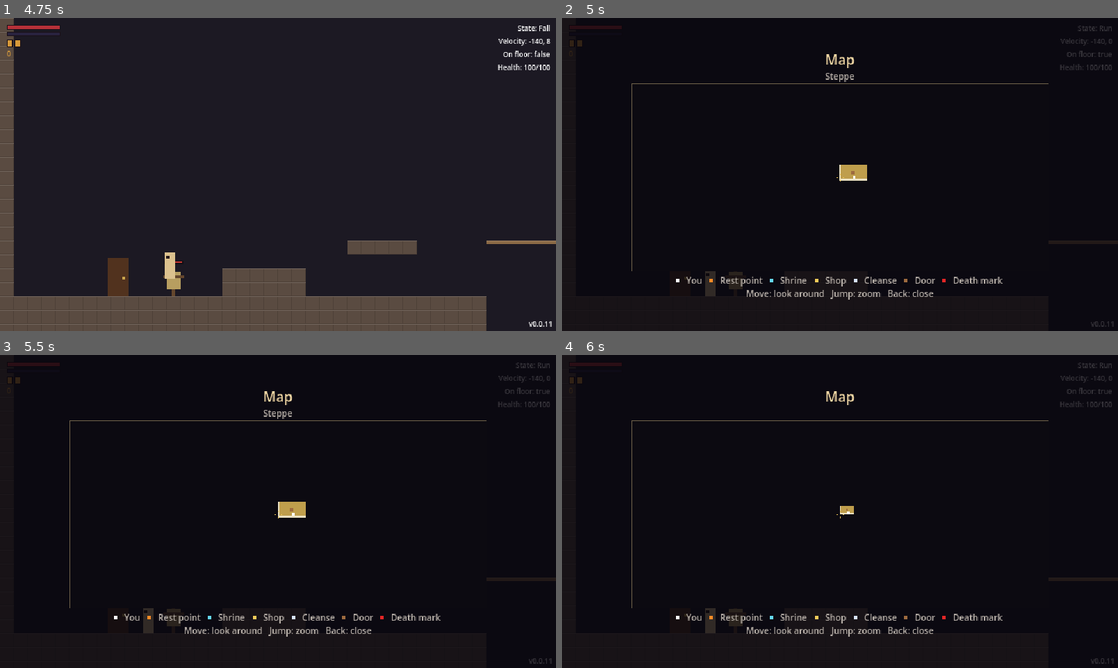
Above: before the commit, frames 1-4 (two rows, left to right).
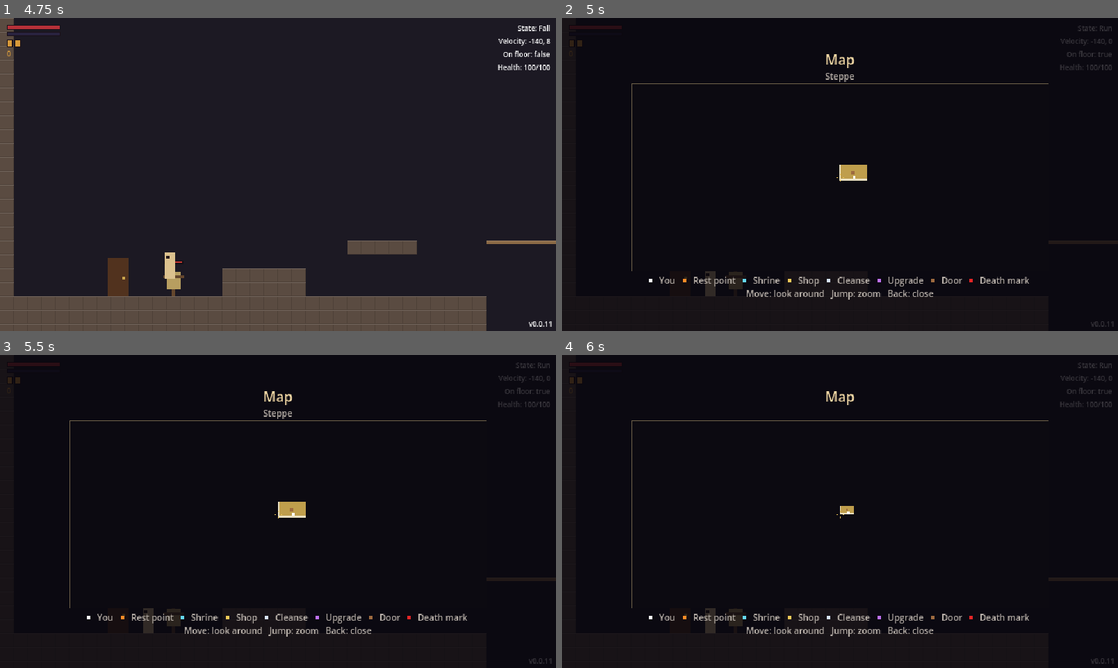
Above: after the commit, the same moments.

Repository: yuriisytnyk1996/The-Last-Sich
Game: Godot game, scene res://ui/menus/main_menu/main_menu.tscn
Two runs of this game, one before a commit and one after it. Both use one fixed random seed, a clock stepped at 60 frames per second and the inputs below.
Inputs (mouse positions are in pixels of both pictures, inside the frame that each line leads up to):
- Up to frame 1 (4.75 s): click "New game" at 0.5 s; tap Enter at 1.25, 4.25 s; move the mouse to (400, 158) at 1.27 s; hold D (move_right) 1.28-2 s; tap F (heal) at 1.35, 4.35 s; click (400, 158) at 1.42 s; tap Space (jump) at 1.52, 2.75, 4.52 s; tap E (interact) at 1.55, 3.05, 4.55 s; drag from (166, 190) to (116, 277) at 2.02 s; move the mouse to (333, 105) at 2.77 s; hold D (move_right) 2.78-3.5 s; hold J (attack) 2.78-3.5 s; click (333, 105) at 2.92 s; drag from (250, 237) to (172, 284) at 3.52 s; move the mouse to (444, 221) at 4.27 s; hold A (move_left) from 4.28 s (still down); click (444, 221) at 4.42 s
- Up to frame 2 (5 s): keep holding A (move_left); tap M (map) at 4.9 s
- Up to frame 3 (5.5 s): release A (move_left) at 5 s; drag from (278, 514) to (150, 621) at 5.02 s
- Up to frame 4 (6 s): tap Space (jump) at 5.75 s; move the mouse to (867, 511) at 5.77 s; hold S (move_down) from 5.78 s (still down); tap K (parry) at 5.85 s; click (867, 511) at 5.92 s

Frame 1 is identical in both runs. In frame 2, 0.8% of the frame differs, in the area x 15-84%, y 82-86%; in frame 3, 0.8%; in frame 4, 0.8%.

Commit message:
feat(stats): add upgrade shrines for max health and max spirit
Upgrade shrines raise max health by 20 or max spirit by 15 for good, once
each. Free ones are hidden as secrets; paid ones open a page to pay
currency and show on the map. The raised bar fills, a HUD toast names
the upgrade, and upgrades are saved. A health shrine sits in the test
vault's hidden alcove, a spirit shrine in the test house.

Diff:
--- /dev/null
+++ b/actors/player/abilities/upgrades.gd
@@ -0,0 +1,72 @@
+class_name PlayerUpgrades
+extends Node
+## Permanent upgrades to max health and max spirit, given by upgrade
+## shrines (`StatUpgrade`). Each one adds a fixed step to the stat as a
+## FLAT modifier under the `upgrades` source and fills the raised bar.
+##
+## A global save system (see `SaveManager`): the number of upgrades of each
+## kind is written to disk whenever the game saves. Loading applies the
+## modifiers again without filling anything.
+
+enum Kind { HEALTH, SPIRIT }
+
+const SOURCE := &"upgrades"
+## The stat each kind raises.
+const STATS := {Kind.HEALTH: Stats.MAX_HEALTH, Kind.SPIRIT: PlayerStats.MAX_SPIRIT}
+
+## Max health added by each health upgrade.
+@export var health_step := 20.0
+## Max spirit added by each spirit upgrade.
+@export var spirit_step := 15.0
+
+var save_id := &"upgrades"
+var _counts := {Kind.HEALTH: 0, Kind.SPIRIT: 0}
+
+@onready var player := owner as Player
+
+
+func _ready() -> void:
+	SaveManager.register(self)
+
+
+func count(kind: Kind) -> int:
+	return _counts[kind]
+
+
+## Adds one upgrade of `kind`, then fills that bar.
+func upgrade(kind: Kind) -> void:
+	_counts[kind] += 1
+	_apply()
+	if kind == Kind.HEALTH:
+		player.health.heal(player.health.max_health)
+	else:
+		player.spirit.add(player.spirit.get_max())
+	Events.player_upgraded.emit(kind_name(kind))
+
+
+## What one upgrade of `kind` adds.
+func step(kind: Kind) -> float:
+	return health_step if kind == Kind.HEALTH else spirit_step
+
+
+static func kind_name(kind: Kind) -> String:
+	return "Max health" if kind == Kind.HEALTH else "Max spirit"
+
+
+func get_save_data() -> Dictionary:
+	return {"health": _counts[Kind.HEALTH], "spirit": _counts[Kind.SPIRIT]}
+
+
+func apply_save_data(data: Dictionary) -> void:
+	_counts[Kind.HEALTH] = maxi(int(data.get("health", 0)), 0)
+	_counts[Kind.SPIRIT] = maxi(int(data.get("spirit", 0)), 0)
+	_apply()
+
+
+## Replaces the modifiers with ones that match the counts.
+func _apply() -> void:
+	var stats := player.stats
+	stats.remove_source(SOURCE)
+	for kind: Kind in STATS:
+		if _counts[kind] > 0:
+			stats.add_modifier(StatModifier.create(STATS[kind], step(kind) * _counts[kind]), SOURCE)
--- a/actors/player/player.gd
+++ b/actors/player/player.gd
@@ -81,6 +81,7 @@
 @onready var area_effects: PlayerAreaEffects = $AreaEffects
 @onready var inventory: PlayerInventory = $Inventory
 @onready var unlocks: PlayerUnlocks = $Unlocks
+@onready var upgrades: PlayerUpgrades = $Upgrades
 
 
 func _physics_process(delta: float) -> void:
--- a/actors/player/player.tscn
+++ b/actors/player/player.tscn
@@ -29,6 +29,7 @@
 [ext_resource type="Script" path="res://actors/player/states/parry.gd" id="27_parry_state"]
 [ext_resource type="Script" path="res://actors/player/states/attacks/riposte.gd" id="28_riposte"]
 [ext_resource type="Script" path="res://actors/player/abilities/wallet.gd" id="29_wallet"]
+[ext_resource type="Script" path="res://actors/player/abilities/upgrades.gd" id="29_upgrades"]
 [ext_resource type="Script" path="res://actors/player/abilities/safe_ground.gd" id="30_safe_ground"]
 [ext_resource type="Script" path="res://actors/player/abilities/spirit.gd" id="31_spirit"]
 [ext_resource type="Script" path="res://actors/player/abilities/ledge_grab.gd" id="32_ledge_grab"]
@@ -672,6 +673,9 @@
 [node name="Wallet" type="Node" parent="."]
 script = ExtResource("29_wallet")
 
+[node name="Upgrades" type="Node" parent="."]
+script = ExtResource("29_upgrades")
+
 [node name="SafeGround" type="Node" parent="."]
 script = ExtResource("30_safe_ground")
 
--- a/autoload/events.gd
+++ b/autoload/events.gd
@@ -65,6 +65,10 @@
 @warning_ignore("unused_signal")
 signal item_obtained(item: Item)
 
+## The player got a permanent upgrade ("Max health"). The HUD names it.
+@warning_ignore("unused_signal")
+signal player_upgraded(what: String)
+
 ## The player gained or lost a traversal unlock (see `PlayerUnlocks`).
 ## Room objects gated by one, such as `RevealPlatform`, check again.
 @warning_ignore("unused_signal")
--- a/levels/map/map_room.gd
+++ b/levels/map/map_room.gd
@@ -2,14 +2,15 @@
 extends RefCounted
 ## One room as the world map sees it: a rectangle of map cells, the doors
 ## on its edges and the marks inside it (rest points, shrines, shops,
-## cleanse points, inner doors).
+## cleanse points, paid upgrade shrines, inner doors). Free upgrade
+## shrines are secrets and get no mark.
 ##
 ## Rooms are only loaded one at a time, so `WorldMap` scans each room when
 ## it loads (`scan()`) and keeps the result in the save. Only rooms the
 ## player has been in are known, and the map only draws those.
 
 enum Side { NORTH, SOUTH, WEST, EAST }
-enum Mark { REST_POINT, SHRINE, DOOR, DEATH_MARK, SHOP, CLEANSE }
+enum Mark { REST_POINT, SHRINE, DOOR, DEATH_MARK, SHOP, CLEANSE, UPGRADE }
 
 ## An exit this close to an edge of `bounds` (px) is a door in that edge.
 const EDGE_MARGIN := 24
@@ -49,6 +50,8 @@
 			map_room.add_mark(cell, Mark.SHRINE)
 		elif node is CleansePoint:
 			map_room.add_mark(cell, Mark.CLEANSE)
+		elif node is StatUpgrade and (node as StatUpgrade).price > 0:
+			map_room.add_mark(cell, Mark.UPGRADE)
 		elif node is ShopItem and not Mark.SHOP in map_room.marks.get(cell, []):
 			map_room.add_mark(cell, Mark.SHOP)
 	return map_room
--- /dev/null
+++ b/levels/objects/stat_upgrade.gd
@@ -0,0 +1,66 @@
+class_name StatUpgrade
+extends InteractionArea
+## An upgrade shrine: press interact for one permanent upgrade to max
+## health or max spirit (`PlayerUpgrades.upgrade()`), which also fills
+## that bar. Free shrines give it at once. A shrine with a `price` pauses
+## the game and opens an `UpgradeScreen` to pay currency first.
+##
+## Used once: the room saves that through the `persistent` group, so the
+## shrine stays spent.
+
+const GEM_COLORS := {
+	PlayerUpgrades.Kind.HEALTH: Color(0.85, 0.2, 0.25),
+	PlayerUpgrades.Kind.SPIRIT: Color(0.45, 0.6, 1),
+}
+
+@export var kind := PlayerUpgrades.Kind.HEALTH
+## Currency to pay. 0 is free.
+@export var price := 0
+
+var _spent := false
+
+
+func _ready() -> void:
+	super()
+	add_to_group(SaveManager.PERSISTENT_GROUP)
+	$Visual/Gem.color = GEM_COLORS[kind]
+
+
+func is_spent() -> bool:
+	return _spent
+
+
+func _activate(player: Node2D) -> void:
+	if _spent:
+		return
+	var taker := player as Player
+	if price <= 0:
+		_give(taker)
+		return
+	taker.velocity.x = 0.0
+	var menu := PausingMenu.new()
+	menu.free_on_close = true
+	add_child(menu)
+	menu.open_screen(UpgradeScreen.new(kind, price, taker, _give.bind(taker)))
+
+
+func get_save_data() -> Dictionary:
+	return {"spent": _spent}
+
+
+func apply_save_data(data: Dictionary) -> void:
+	if data.get("spent", false):
+		_spend()
+
+
+func _give(player: Player) -> void:
+	player.upgrades.upgrade(kind)
+	_spend()
+
+
+## Hides the gem and the prompt; the empty shrine stays.
+func _spend() -> void:
+	_spent = true
+	$Visual/Gem.hide()
+	_show_prompt(false)
+	set_deferred(&"monitoring", false)
--- /dev/null
+++ b/levels/objects/stat_upgrade.tscn
@@ -0,0 +1,36 @@
+[gd_scene format=3]
+
+[ext_resource type="Script" path="res://levels/objects/stat_upgrade.gd" id="1_upgrade"]
+
+[sub_resource type="RectangleShape2D" id="shape_upgrade"]
+size = Vector2(20, 32)
+
+[node name="StatUpgrade" type="Area2D"]
+collision_layer = 0
+collision_mask = 2
+monitorable = false
+script = ExtResource("1_upgrade")
+press_interact = true
+
+[node name="Shape" type="CollisionShape2D" parent="."]
+position = Vector2(0, -16)
+shape = SubResource("shape_upgrade")
+
+[node name="Visual" type="Node2D" parent="."]
+
+[node name="Pedestal" type="ColorRect" parent="Visual"]
+offset_left = -6.0
+offset_top = -14.0
+offset_right = 6.0
+mouse_filter = 2
+color = Color(0.55, 0.5, 0.45, 1)
+
+[node name="Gem" type="Polygon2D" parent="Visual"]
+position = Vector2(0, -20)
+color = Color(0.85, 0.2, 0.25, 1)
+polygon = PackedVector2Array(0, -5, 4, 0, 0, 5, -4, 0)
+
+[node name="Prompt" type="Polygon2D" parent="."]
+position = Vector2(0, -32)
+color = Color(0.95, 0.92, 0.8, 1)
+polygon = PackedVector2Array(-4, 3, 4, 3, 0, -3)
--- a/levels/rooms/test_house/logic.tscn
+++ b/levels/rooms/test_house/logic.tscn
@@ -11,6 +11,7 @@
 [ext_resource type="Resource" path="res://actors/player/items/blades/heavy_edge.tres" id="10_heavy_edge"]
 [ext_resource type="Resource" path="res://actors/player/items/keepsakes/spare_gourd.tres" id="11_spare_gourd"]
 [ext_resource type="PackedScene" path="res://levels/objects/cleanse_point.tscn" id="12_cleanse"]
+[ext_resource type="PackedScene" path="res://levels/objects/stat_upgrade.tscn" id="13_upgrade"]
 
 [node name="Logic" type="Node2D"]
 
@@ -25,6 +26,11 @@
 
 [node name="CleansePoint" parent="." instance=ExtResource("12_cleanse")]
 position = Vector2(384, 320)
+
+[node name="SpiritOffering" parent="." instance=ExtResource("13_upgrade")]
+position = Vector2(600, 320)
+kind = 1
+price = 400
 
 [node name="Exits" type="Node2D" parent="."]
 
--- a/levels/rooms/test_vault/logic.tscn
+++ b/levels/rooms/test_vault/logic.tscn
@@ -6,6 +6,7 @@
 [ext_resource type="PackedScene" path="res://levels/objects/mechanisms/lever.tscn" id="4_lever"]
 [ext_resource type="PackedScene" path="res://levels/objects/breakables/secret_wall.tscn" id="5_secret"]
 [ext_resource type="Resource" path="res://actors/player/items/relics/seer_lantern.tres" id="11_lantern"]
+[ext_resource type="PackedScene" path="res://levels/objects/stat_upgrade.tscn" id="12_upgrade"]
 
 [sub_resource type="RectangleShape2D" id="shape_exit"]
 size = Vector2(8, 64)
@@ -51,6 +52,9 @@
 position = Vector2(912, 352)
 currency = 300
 
+[node name="HealthShrine" parent="." instance=ExtResource("12_upgrade")]
+position = Vector2(864, 352)
+
 [node name="Secrets" type="Node2D" parent="."]
 
 [node name="AlcoveWall" parent="Secrets" instance=ExtResource("5_secret")]
--- a/ui/hud/item_toast.gd
+++ b/ui/hud/item_toast.gd
@@ -1,7 +1,8 @@
 class_name ItemToast
 extends Label
 ## Names a newly obtained item for a moment ("Found: Wolf fang"), then
-## fades out. Driven by `Events.item_obtained`.
+## fades out. Driven by `Events.item_obtained`, and by
+## `Events.player_upgraded` for upgrades ("Max health up").
 
 ## Seconds the name stays fully visible.
 @export var show_time := 2.0
@@ -13,11 +14,20 @@
 
 func _ready() -> void:
 	Events.item_obtained.connect(_on_item_obtained)
+	Events.player_upgraded.connect(_on_player_upgraded)
 	modulate.a = 0.0
 
 
 func _on_item_obtained(item: Item) -> void:
-	text = "Found: %s" % item.title
+	_show("Found: %s" % item.title)
+
+
+func _on_player_upgraded(what: String) -> void:
+	_show("%s up" % what)
+
+
+func _show(message: String) -> void:
+	text = message
 	modulate.a = 1.0
 	if _tween:
 		_tween.kill()
--- a/ui/menus/map/map_screen.gd
+++ b/ui/menus/map/map_screen.gd
@@ -11,6 +11,7 @@
 	["Shrine", MapView.MARK_COLORS[MapRoom.Mark.SHRINE]],
 	["Shop", MapView.MARK_COLORS[MapRoom.Mark.SHOP]],
 	["Cleanse", MapView.MARK_COLORS[MapRoom.Mark.CLEANSE]],
+	["Upgrade", MapView.MARK_COLORS[MapRoom.Mark.UPGRADE]],
 	["Door", MapView.MARK_COLORS[MapRoom.Mark.DOOR]],
 	["Death mark", MapView.MARK_COLORS[MapRoom.Mark.DEATH_MARK]],
 ]
--- a/ui/menus/map/map_view.gd
+++ b/ui/menus/map/map_view.gd
@@ -27,6 +27,7 @@
 	MapRoom.Mark.DEATH_MARK: Color(0.9, 0.15, 0.15),
 	MapRoom.Mark.SHOP: Color(0.95, 0.8, 0.35),
 	MapRoom.Mark.CLEANSE: Color(0.85, 0.9, 1),
+	MapRoom.Mark.UPGRADE: Color(0.75, 0.45, 0.95),
 }
 ## One cell on screen (px), per zoom level. Same shape as a map cell.
 const ZOOMS: Array[Vector2] = [Vector2(32, 18), Vector2(16, 9)]
--- /dev/null
+++ b/ui/menus/shop/upgrade_screen.gd
@@ -0,0 +1,38 @@
+class_name UpgradeScreen
+extends MenuScreen
+## A paid upgrade shrine's page: what the upgrade adds, its price and the
+## player's currency. "Offer" pays with the wallet, calls `on_paid` (which
+## gives the upgrade) and closes the menu. "Leave" is focused first, so a
+## stray press of accept spends nothing.
+
+var _kind: PlayerUpgrades.Kind
+var _price: int
+var _player: Player
+var _on_paid: Callable
+
+
+func _init(kind: PlayerUpgrades.Kind, price: int, player: Player, on_paid: Callable) -> void:
+	_kind = kind
+	_price = price
+	_player = player
+	_on_paid = on_paid
+
+
+func _build() -> void:
+	add_title(PlayerUpgrades.kind_name(_kind))
+	add_text("Raises it by %d for good and fills it." % roundi(_player.upgrades.step(_kind)))
+	add_gap()
+	add_text("Price: %d    You have: %d" % [_price, _player.wallet.amount])
+	add_gap()
+	add_button("Leave", go_back)
+	var offer := add_button("Offer", _offer)
+	if _player.wallet.amount < _price:
+		offer.text = "Not enough currency"
+		offer.disabled = true
+
+
+func _offer() -> void:
+	if not _player.wallet.spend(_price):
+		return
+	_on_paid.call()
+	menu.close()
Not shown, added: actors/player/abilities/upgrades.gd.uid
Not shown, added: levels/objects/stat_upgrade.gd.uid
Not shown, added: ui/menus/shop/upgrade_screen.gd.uid
Not shown, changed: docs/.vitepress/config.mts
Not shown, changed: docs/guide/project-structure.md
Not shown, changed: docs/roadmap.md
Not shown, changed: docs/systems/hud.md
Not shown, changed: docs/systems/map.md
Not shown, changed: docs/systems/stats.md
Not shown, changed: docs/systems/traversal.md
Not shown, added: docs/systems/upgrades.md
